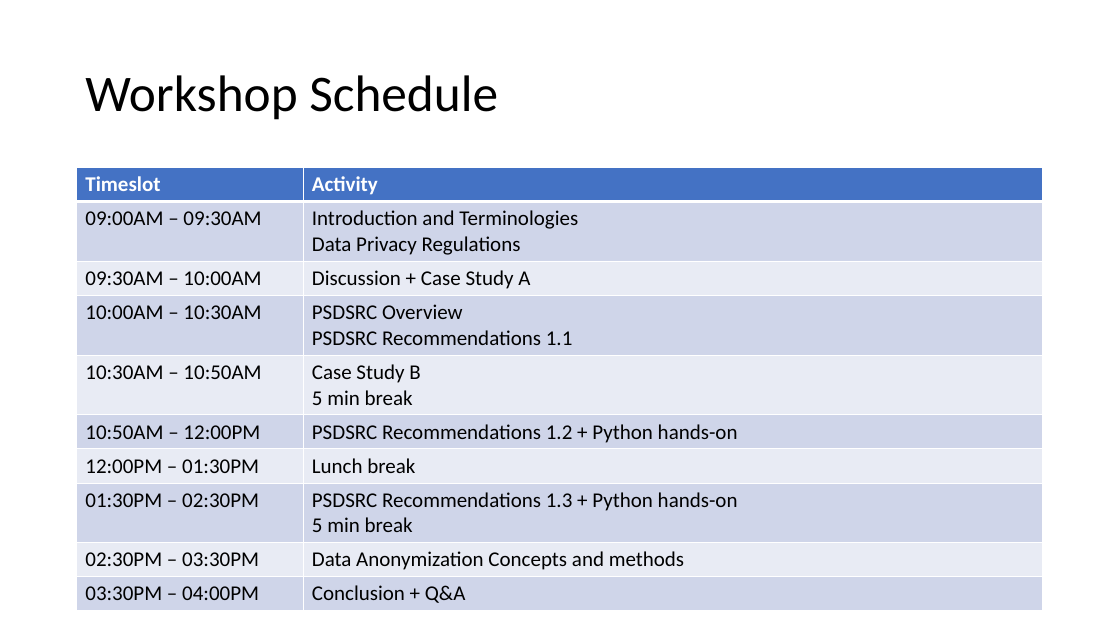
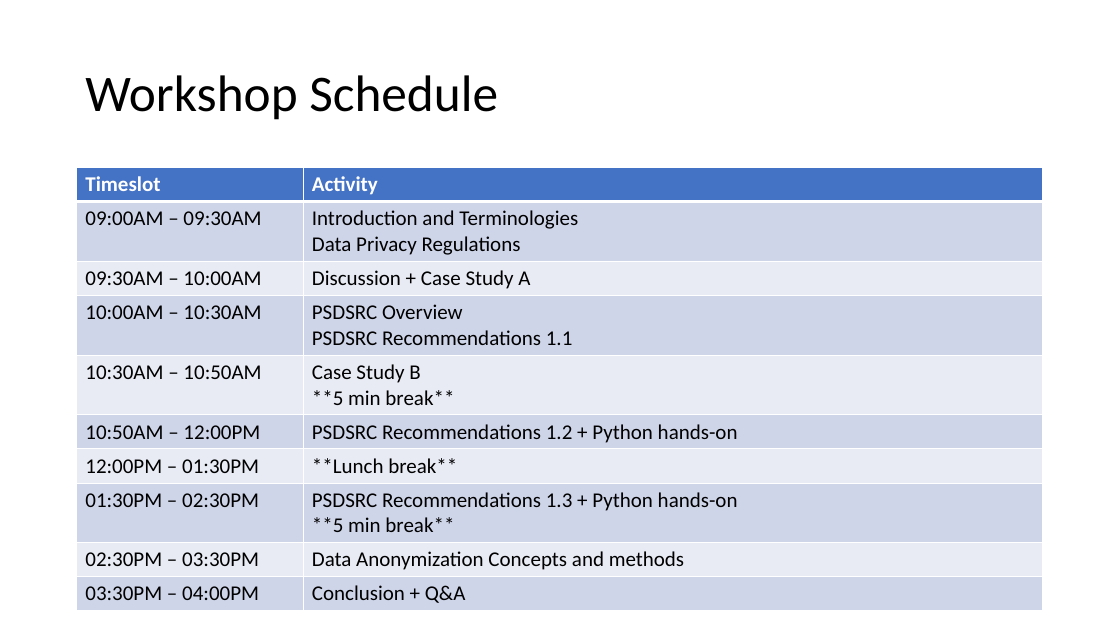
Before and after one commit to dsaidgovsg/data-privacy-workshop, a slide deck: slide 3 of Data Privacy Workshop.pptx. Drawn at 1120x630 pixels with LibreOffice and Linux fonts; fonts in the diff are those of the drawing. Boxes give left, top, right and bottom in pixels: in the first picture for what was removed or moved away, otherwise in the second. Text is boxed around its words. In the diff, an @@ line names an element or a change of style, - is before the commit and + after.

```diff
--- a/Data Privacy Workshop.pptx
+++ b/Data Privacy Workshop.pptx
@@ table at (77,168,1044,607) @@
-row 5, column 2: Case Study B / 5 min break
+row 5, column 2: Case Study B / **5 min break**
-row 7, column 2: Lunch break
+row 7, column 2: **Lunch break**
-row 8, column 2: PSDSRC Recommendations 1.3 + Python hands-on / 5 min break
+row 8, column 2: PSDSRC Recommendations 1.3 + Python hands-on / **5 min break**
```
Also in this commit, not shown: 1 other file.
